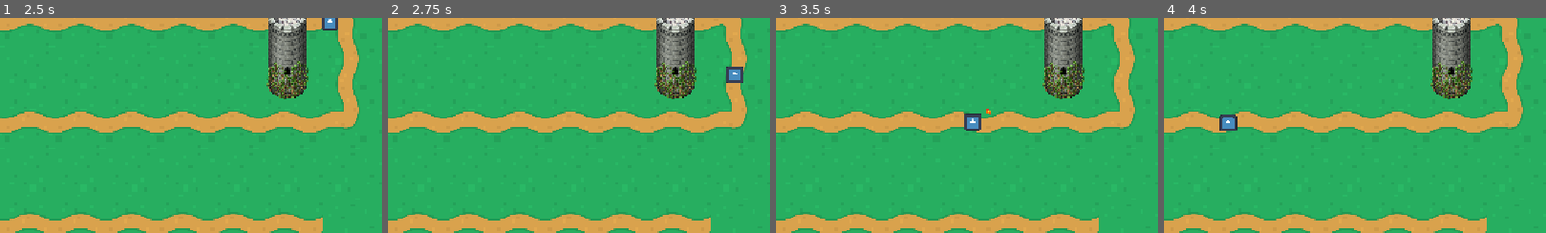
Above: before the commit, frames 1-4 (left to right).
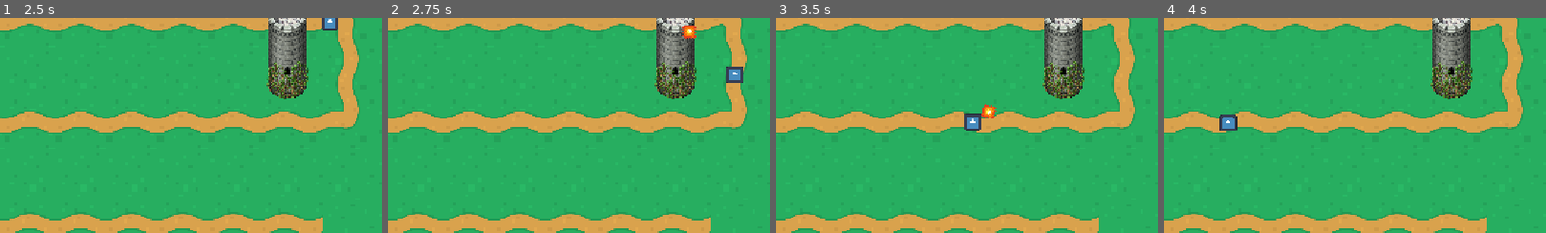
Above: after the commit, the same moments.

Repository: ntGeo/Godot_2
Game: Godot game, scene res://Scenes/mundo.tscn
Two runs of this game, one before a commit and one after it. Both use one fixed random seed, a clock stepped at 60 frames per second and the inputs below. The engine's default icon, where the game draws it, is replaced by a stand-in: a white triangle on a blue panel in a dark square.
Inputs:
- Up to frame 1 (2.5 s): no input
- Up to frame 2 (2.75 s): no input
- Up to frame 3 (3.5 s): no input
- Up to frame 4 (4 s): no input
The pictures show only the part of the screen within x 48-98%, y 18-68%; the shares and areas given below are measured in that part.

Frame 1 is identical in both runs. In frame 2, 0.2% of the frame differs, in the area x 77-81%, y 3-10%; in frame 3, 0.2%; in frame 4, nothing differs.

Commit message:
Codigo update

Diff:
--- a/tower-defense/Assets/Scripts/torre_1.gd
+++ b/tower-defense/Assets/Scripts/torre_1.gd
@@ -22,6 +22,7 @@
 		return
 	var target_enemy = enemies_in_range.front()
 
+
 	var bala = BALA.instantiate() as Area2D
 	bala.global_position = %punto_disparo.global_position
 	bala.target = target_enemy
--- a/tower-defense/Scenes/enemigo.tscn
+++ b/tower-defense/Scenes/enemigo.tscn
@@ -12,6 +12,7 @@
 script = ExtResource("1_a5tj2")
 
 [node name="CollisionShape2D" type="CollisionShape2D" parent="." unique_id=730655158]
+y_sort_enabled = true
 shape = SubResource("CapsuleShape2D_slpbn")
 
 [node name="Sprite2D" type="Sprite2D" parent="." unique_id=385697285]
--- a/tower-defense/Scenes/proyectil.gd
+++ b/tower-defense/Scenes/proyectil.gd
@@ -6,11 +6,6 @@
 var distancia_viajada = 0
 var direccion = Vector2.RIGHT.rotated(rotation)
 var target: Node2D = null
-
-# Funcion del movimiento de la bala
-#func _physics_process(delta: float) -> void:
-	#position += direccion * VELOCIDAD * delta
-	# bullet script
 
 
 func _physics_process(delta: float) -> void:
--- a/tower-defense/Scenes/proyectil.tscn
+++ b/tower-defense/Scenes/proyectil.tscn
@@ -30,7 +30,10 @@
 
 [node name="Proyectil" type="Area2D" unique_id=2019212735]
 top_level = true
+z_index = 2
+y_sort_enabled = true
 position = Vector2(0, 62)
+scale = Vector2(3, 3)
 script = ExtResource("1_qpc1d")
 metadata/_edit_group_ = true
 
